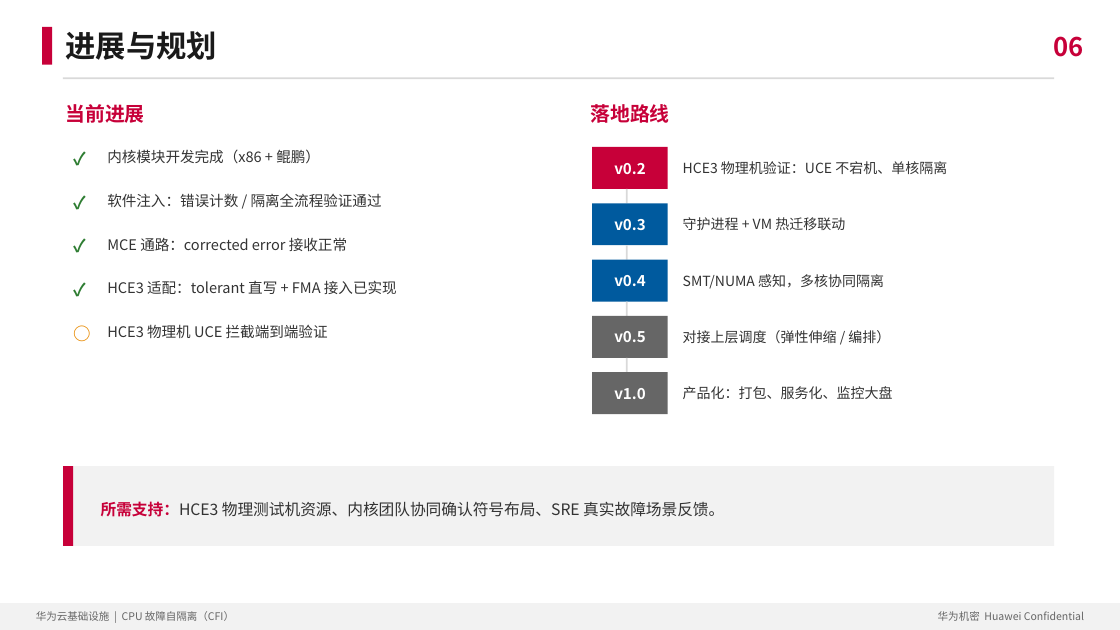
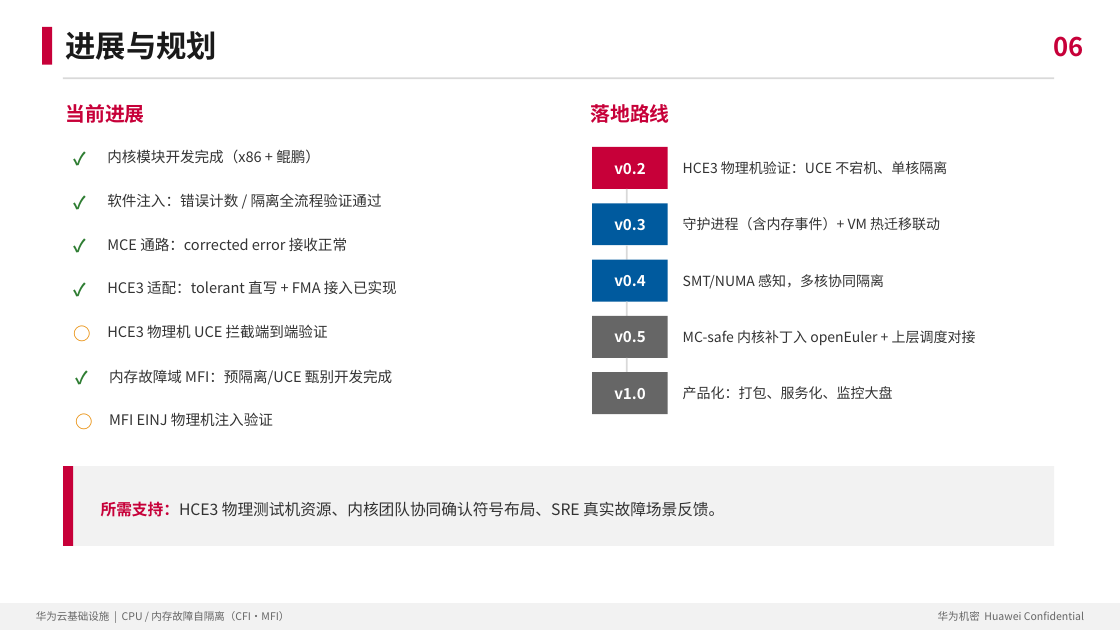
Before and after one commit to zengxi0302/cpu_core_isolate, a slide deck: slide 24 of docs/CFI_华为云_汇报材料.pptx (slide 18 before the commit). Drawn at 1120x630 pixels with LibreOffice and Linux fonts; fonts in the diff are those of the drawing. Boxes give left, top, right and bottom in pixels: in the first picture for what was removed or moved away, otherwise in the second. Text is boxed around its words. In the diff, an @@ line names an element or a change of style, - is before the commit and + after.

```diff
--- a/docs/CFI_华为云_汇报材料.pptx
+++ b/docs/CFI_华为云_汇报材料.pptx
@@ text at (683, 217, 940, 230): text changed @@
-守护进程 + VM 热迁移联动
+守护进程（含内存事件）+ VM 热迁移联动
@@ text at (683, 330, 976, 345): text changed @@
-对接上层调度（弹性伸缩 / 编排）
+MC-safe 内核补丁入 openEuler + 上层调度对接
@@ text added at (71, 365, 105, 399), 15 pt, text #2E7D32, bold @@
+✓
@@ text added at (109, 369, 392, 385), 12.5 pt, text #333333 @@
+内存故障域 MFI：预隔离/UCE 甄别开发完成
@@ text added at (71, 409, 105, 443), 15 pt, text #E88A00, bold @@
+○
@@ text added at (109, 412, 273, 426), 12.5 pt, text #333333 @@
+MFI EINJ 物理机注入验证
@@ text at (36, 611, 289, 621): text changed @@
-华为云基础设施 | CPU 故障自隔离（CFI）
+华为云基础设施 | CPU / 内存故障自隔离（CFI·MFI）
```
Also in this commit, not shown: 18 other slides changed, 6 slides added, 3 other files.
